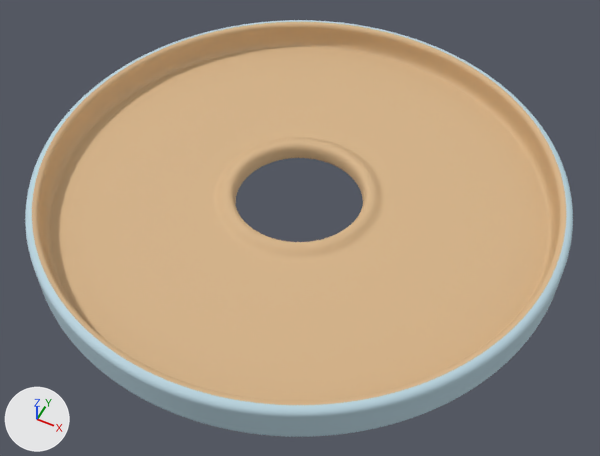
A saved change to the glTF model assets/lobby/ground.glb.
Rendered twice from a camera (50 mm lens) standing at (8.95, -17.84, 20.58) and looking at (0.46, -0.86, -0.65). Every picture has the same lights, and +X, +Y and +Z are marked at lower left. The older version comes first. Vertices at exactly the same position are counted once.

The scene before the commit, as lines of its bpy script (objects in view):
```python
me_mesh_0 = bpy.data.meshes.new('Mesh_0')
me_mesh_0.from_pydata(...)  # 23040 vertices, 46080 faces; spans x -9.0..9.0, y -9.0..9.0, z -0.4..1.0
# faces by material slot: [18432, 27648]
me_mesh_0.materials.append(mat_blue_grey_porcelain)  # cyan #b8d3de
me_mesh_0.materials.append(mat_champagne_interior)  # beige #d7b589
ob_lobby_ground = bpy.data.objects.new('lobby-ground', me_mesh_0)
ob_lobby_ground.location = (0.0, 0.0, 0.0)
```
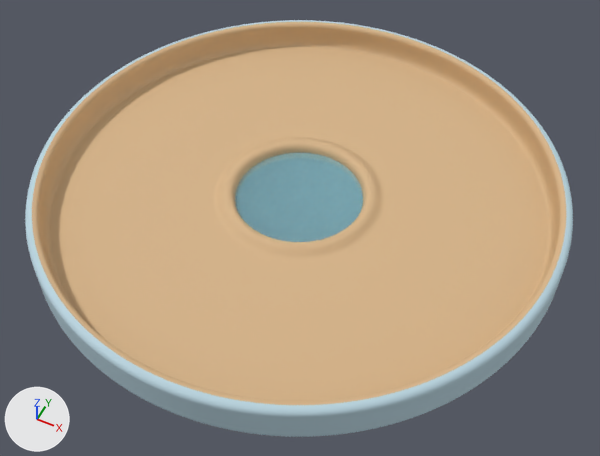
The change, as a list of edits to the scene's bpy script:
```text
Add mat_curved_glass_porthole:
    mat_curved_glass_porthole = principled_material('curved glass porthole')
    mat_curved_glass_porthole.base_color = (0.32, 0.72, 0.82)  # cyan #99ddea
    mat_curved_glass_porthole.metallic = 0.12
    mat_curved_glass_porthole.roughness = 0.08
    mat_curved_glass_porthole.alpha = 0.32
Change me_mesh_0:
    used by ob_lobby_ground; location = (0.0, 0.0, 0.0)
    remove me_mesh_0.from_pydata(...)  # 23040 vertices, 46080 faces; spans x -9.0..9.0, y -9.0..9.0, z -0.4..1.0
    add me_mesh_0.from_pydata(...)  # 32258 vertices, 64512 faces; spans x -9.0..9.0, y -9.0..9.0, z -0.6..1.0
    me_mesh_0 part 1: a new loose piece of 9218 vertices spanning x -2.2..2.2, y -2.2..2.2, z -0.6..-0.1, in mat_curved_glass_porthole (cyan #99ddea)
    add me_mesh_0.materials.append(mat_curved_glass_porthole)  # cyan #99ddea
```

Pixel boxes (x1, y1, x2, y2) of what changed, in the pictures (600 x 456 px):
part 1 of me_mesh_0, added
    after: (235, 153, 363, 242)
